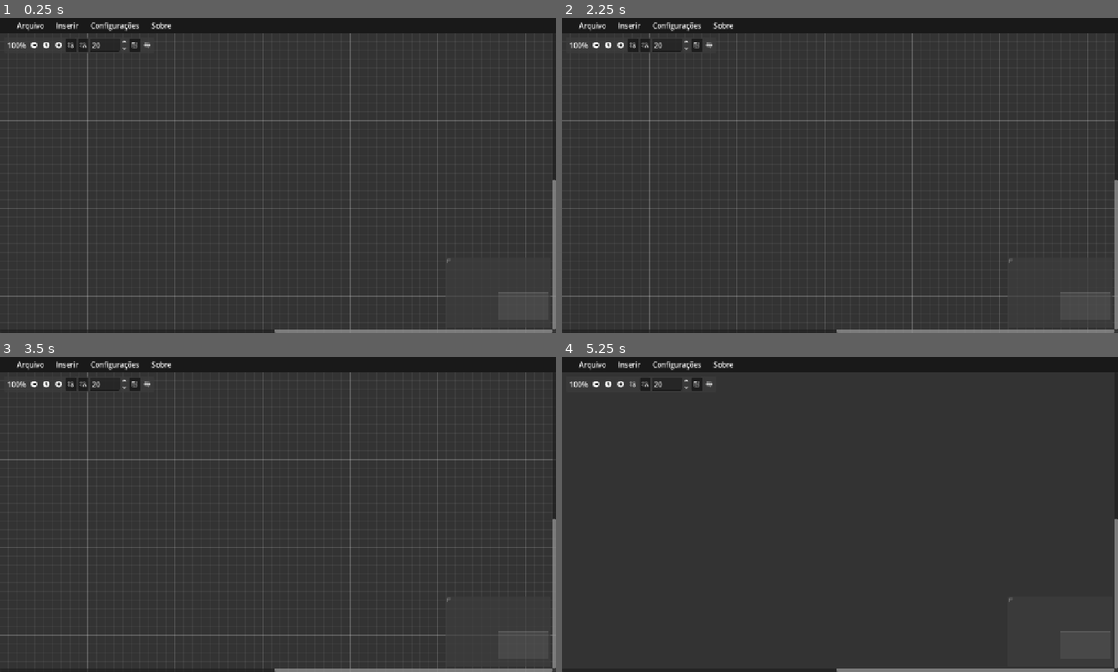
Above: before the commit, frames 1-4 (two rows, left to right).
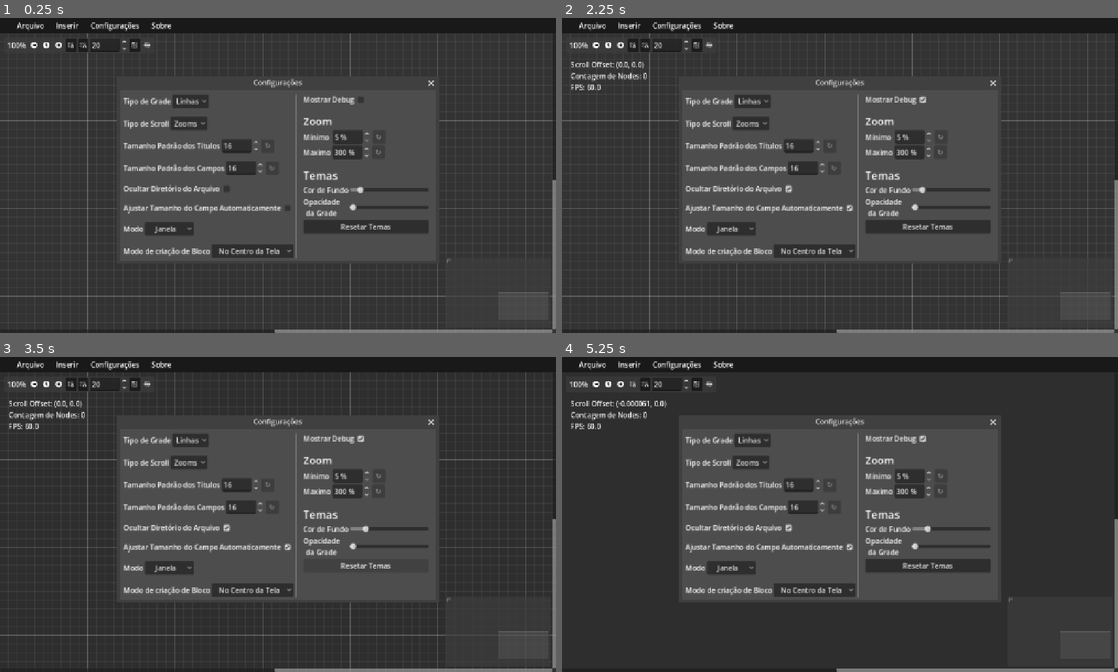
Above: after the commit, the same moments.

Repository: Miguel-de-Souza/Map-infinity
Game: Godot game, scene res://main.tscn
Two runs of this game, one before a commit and one after it. Both use one fixed random seed, a clock stepped at 60 frames per second and the inputs below.
Inputs (mouse positions are in pixels of both pictures, inside the frame that each line leads up to):
- Up to frame 1 (0.25 s): no input
- Up to frame 2 (2.25 s): click (789, 188) at 0.52 s; click (851, 207) at 1.27 s; click (923, 99) at 2.02 s
- Up to frame 3 (3.5 s): click (366, 564) at 2.75 s, where only the run after the commit has a clickable "Resetar Temas"
- Up to frame 4 (5.25 s): click (595, 385) at 3.5 s; click (623, 385) at 4.25 s; click (634, 385) at 5 s

The runs differ from the first frame. In frame 1, 21% of the frame differs, in the area x 21-79%, y 18-78%; in frame 2, 22%; in frame 3, 22%; in frame 4, 27%, in the area x 1-79%, y 13-78%.

Commit message:
Correção de salvamento da configuração Mode (0.0.8)

Diff:
--- a/Scripts/graph_node.gd
+++ b/Scripts/graph_node.gd
@@ -6,39 +6,39 @@
 @export var font_size: SpinBox
 @export var size_content: CheckBox
 
+#Pega stylebox do GraphNode
 var new_stylebox = get_theme_stylebox("panel").duplicate()
 var new_stylebox_focus = get_theme_stylebox("panel_selected").duplicate()
 
 func _ready() -> void:
 
+	#Para disconectar o GraphEdit
 	get_parent().disconnection_request.connect(_on_disconnection_request)
-
-	new_stylebox = get_theme_stylebox("panel").duplicate()
-	new_stylebox_focus = get_theme_stylebox("panel_selected").duplicate()
 
 	add_theme_stylebox_override("panel", new_stylebox)
 	add_theme_stylebox_override("panel_selected", new_stylebox_focus)
 
+	#Valores padrão das Configurações (Ex: Config Title Size = 10, então )
 	size_fonts.value = Global.font_size_default
 	font_size.value = Global.font_size_title_default
 	size_content.button_pressed = Global.var_check_ajust
 
+	#atualiza os valores para o padrões das Configuações
 	_on_font_size_value_changed(size_fonts.value)
 	_on_font_size_title_value_changed(font_size.value)
 	_on_check_ajust_pressed()
 
-
+#Mexer no SpinBox correspondnete ao tamanho do Texto do Campo
 func _on_font_size_value_changed(value: float) -> void:
 	note.add_theme_font_size_override("font_size", int(value))
-
-	Global.alteraction()
-
-
+	Global.alteraction()
+
+#Mexer no SpinBox correspondnete ao tamanho do Texto do Título
 func _on_font_size_title_value_changed(value: float) -> void:
 	title_line.add_theme_font_size_override("font_size", int(value))
-
-	Global.alteraction()
-
+	Global.alteraction()
+
+#Método para salvar as propriedades do Node (o método é chamado em GraphEdit)
 func get_save_data() -> Dictionary:
 	var slots := []
 
@@ -73,26 +73,34 @@
 	"slots": slots
 }
 
+#Método para Carregar as propriedades do Node (o método é chamado em GraphEdit)
 func load_save_data(data: Dictionary) -> void:
 
+	#Atualiza os valores de Title e Campo
 	title_line.text = data.get("title", "Node")
 	note.text = data.get("note_text", "")
 
+	#Atualiza o fundo normal
 	var c = data.get("new_stylebox_color", [0,0,0,1])
 	new_stylebox.bg_color = Color(c[0], c[1], c[2], c[3])
 
+	#Atualiza o fundo quando focado
 	var c_focus = data.get("new_stylebox_focus", [0,0,0,1])
 	new_stylebox_focus.bg_color = Color(c_focus[0], c_focus[1], c_focus[2], c_focus[3])
 
+	#Atualiza os valores do SpinBoxs
 	size_fonts.value = data.get("font_size", 14)
 	font_size.value = data.get("title_font_size", 14)
 
+	#Atualiza o CheckBox "Ajustar Tamanho do Campo"
 	size_content.button_pressed = data.get("pressed_ajust", false)
+
+	#Chama os métodos presicos para atualizar os objetos
 	_on_check_ajust_pressed()
-
 	_on_font_size_value_changed(size_fonts.value)
 	_on_font_size_title_value_changed(font_size.value)
 
+	#Coisa para slots
 	for child in get_children():
 		if child is ColorRect:
 			child.queue_free()
@@ -125,6 +133,7 @@
 
 		slots_add += 1
 
+#Sistema de Multi Seleção
 func _gui_input(event):
 	if event is InputEventMouseButton:
 		if event.button_index == MOUSE_BUTTON_LEFT and not selected:
@@ -136,15 +145,14 @@
 
 			selected = true
 
+#Sistema para apagar Node
 func _process(_delta: float) -> void:
 	if Input.is_action_pressed("ui_text_delete") and selected:
 		if not title_line.has_focus() and not note.has_focus():
-
 			Global.alteraction()
-
 			queue_free()
 
-
+#Sistema para adicionar slots
 var slots_add := 2
 func _on_button_add_pressed() -> void:
 	var item = ColorRect.new()
@@ -154,9 +162,9 @@
 	item.color = Color(0.078, 0.078, 0.078, 0)
 	set_slot(slots_add, true, 0, Color(1.0, 1.0, 1.0, 1.0), true, 0, Color(1.0, 1.0, 1.0, 1.0))
 	slots_add += 1
-
-	Global.alteraction()
-
+	Global.alteraction()
+
+#Disconecta Slots
 func _disconnect_slot(slot_index: int) -> void:
 	var graph = get_parent()
 	for connection in graph.get_connection_list():
@@ -168,9 +176,9 @@
 
 	Global.alteraction()
 
+#Sistema para retirar slots (e também desconectar)
 func _on_button_sub_pressed() -> void:
 	var graph := get_parent()
-
 
 	for connection in graph.get_connection_list():
 		if connection.from_node == name and connection.from_port == slots_add - 1:
@@ -196,14 +204,16 @@
 
 	Global.alteraction()
 
-var type_list:= "ponto"
+var type_list:= "poto"
 var num_count := 1
 
+#O que realmente faz a desconexão (GraphEdit)
 func _on_disconnection_request(from_node, from_port, to_node, to_port):
 	get_parent().disconnect_node(from_node, from_port, to_node, to_port)
 
 	Global.alteraction()
 
+#Sistema para Adicionar Caracteres de listas
 func _input(event):
 	if type_list == "ponto":
 		if event is InputEventKey and event.pressed:
@@ -225,17 +235,18 @@
 					note.insert_text_at_caret(str(num_count) + ". ")
 
 
+#Quando apertar o botão, insere o caracter e altera a variavel type_list
 func _on_button_lista_pressed() -> void:
 	note.insert_text_at_caret("• ")
 	type_list = "ponto"
 
-
+#Quando apertar o botão, insere o caracter e altera a variavel type_list
 func _on_button_list_num_pressed() -> void:
 	num_count = 1
 	note.insert_text_at_caret(str(num_count) + ". ")
 	type_list = "num"
 
-
+#CheckBox de Ajustar Campo, quando verdadeiro mantém o tamanho do Campo
 func _on_check_ajust_pressed() -> void:
 	if size_content.button_pressed:
 		note.scroll_fit_content_height = false
@@ -248,7 +259,7 @@
 
 	Global.alteraction()
 
-
+#Sistemas de Cores
 func _on_color_button_back_color_changed(color: Color) -> void:
 
 	var sb = get_theme_stylebox("panel")
@@ -259,13 +270,13 @@
 
 	Global.alteraction()
 
+#Se alterar algum texto do Campo
 func _on_notepad_text_changed() -> void:
 	Global.alteraction()
 
-
-func _on_ttle_text_changed(new_text: String) -> void:
-	Global.alteraction()
-
+#Se alterar algum texto do Título
+func _on_ttle_text_changed(_new_text: String) -> void:
+	Global.alteraction()
 
 func _on_reset_pressed() -> void:
 	remove_theme_stylebox_override("panel")
--- a/Scripts/window_config.gd
+++ b/Scripts/window_config.gd
@@ -49,7 +49,7 @@
 	config.set_value("ui", "option_title", option_title.value)
 	config.set_value("ui", "min_op", min_op.value)
 	config.set_value("ui", "max_op", max_op.value)
-
+	config.set_value("index", "option", mode_option.selected)
 
 	config.save("user://settings.cfg")
 
@@ -85,6 +85,7 @@
 
 	option_BG.value = config.get_value("theme", "option_bg", 0)
 	option_Grides.value = config.get_value("theme", "option_grids", 0)
+	mode_option.select( config.get_value("index", "option", 0))
 
 	tema(option_BG.value)
 	verification_theme()
@@ -239,3 +240,7 @@
 	tema(value)
 	print("value do slide ",value)
 	save_settings()
+
+
+func _on_modo_option_item_selected(_index: int) -> void:
+	save_settings()
--- a/main.tscn
+++ b/main.tscn
@@ -52,7 +52,6 @@
 title = "Configurações"
 initial_position = 1
 size = Vector2i(720, 390)
-visible = false
 unresizable = true
 script = ExtResource("2_0xm2m")
 Geapgh = NodePath("../GraphEdit")
@@ -478,6 +477,7 @@
 [connection signal="pressed" from="Window Config/Container Configure/Margin Conf/HBox Conf/Container Config/Container Ajust/Check Ajust" to="Window Config" method="_on_check_ajust_pressed"]
 [connection signal="item_selected" from="Window Config/Container Configure/Margin Conf/HBox Conf/Container Config/Container Mode/Type Window" to="Window Config" method="_on_type_window_item_selected"]
 [connection signal="item_selected" from="Window Config/Container Configure/Margin Conf/HBox Conf/Container Config/Container Make/Modo Option" to="GraphEdit" method="_on_modo_option_item_selected"]
+[connection signal="item_selected" from="Window Config/Container Configure/Margin Conf/HBox Conf/Container Config/Container Make/Modo Option" to="Window Config" method="_on_modo_option_item_selected"]
 [connection signal="pressed" from="Window Config/Container Configure/Margin Conf/HBox Conf/Margin Right/Container Right/Container Debug/Check Debug" to="Window Config" method="_on_check_debug_pressed"]
 [connection signal="value_changed" from="Window Config/Container Configure/Margin Conf/HBox Conf/Margin Right/Container Right/Container Zoom/Container MM/Container Min/Spin Min" to="Window Config" method="_on_spin_min_value_changed"]
 [connection signal="value_changed" from="Window Config/Container Configure/Margin Conf/HBox Conf/Margin Right/Container Right/Container Zoom/Container MM/Container Max/Spin Max" to="Window Config" method="_on_spin_max_value_changed"]
--- a/tscn/graph_node.tscn
+++ b/tscn/graph_node.tscn
@@ -6,12 +6,9 @@
 [ext_resource type="Texture2D" uid="uid://bowxmek6m67o0" path="res://icons/List Num.png" id="3_jbsip"]
 [ext_resource type="PackedScene" uid="uid://dxkn703ac8rh0" path="res://tscn/reset.tscn" id="4_jbsip"]
 
-[sub_resource type="Theme" id="Theme_jbsip"]
-
 [node name="GraphNode" type="GraphNode" unique_id=1672945934 node_paths=PackedStringArray("note", "title_line", "size_fonts", "font_size", "size_content")]
 offset_right = 900.0
 offset_bottom = 352.0
-theme = SubResource("Theme_jbsip")
 theme_override_constants/separation = 4
 resizable = true
 slot/0/left_enabled = false
@@ -53,7 +50,7 @@
 script = ExtResource("1_2yokc")
 note = NodePath("Notepad")
 title_line = NodePath("Ttle")
-size_fonts = NodePath("Container Tool/Container Left/Container Size/Container Size Camps/Container Size Block/Font Size")
+size_fonts = NodePath("Container Tool/Container Left/Container Size/Container Size Camps/Container Size Block/Font Size Campo")
 font_size = NodePath("Container Tool/Container Left/Container Size/Container Size Camps/Container Size Title/Font Size Title")
 size_content = NodePath("Container Tool/Container Left/Container Down/Container Content/Check Ajust")
 metadata/_edit_horizontal_guides_ = [-8.0, -8.0]
@@ -105,7 +102,7 @@
 layout_mode = 2
 text = "Campo"
 
-[node name="Font Size" type="SpinBox" parent="Container Tool/Container Left/Container Size/Container Size Camps/Container Size Block" unique_id=331735634]
+[node name="Font Size Campo" type="SpinBox" parent="Container Tool/Container Left/Container Size/Container Size Camps/Container Size Block" unique_id=331735634]
 layout_mode = 2
 min_value = 1.0
 max_value = 120.0
@@ -193,7 +190,7 @@
 
 [connection signal="text_changed" from="Ttle" to="." method="_on_ttle_text_changed"]
 [connection signal="value_changed" from="Container Tool/Container Left/Container Size/Container Size Camps/Container Size Title/Font Size Title" to="." method="_on_font_size_title_value_changed"]
-[connection signal="value_changed" from="Container Tool/Container Left/Container Size/Container Size Camps/Container Size Block/Font Size" to="." method="_on_font_size_value_changed"]
+[connection signal="value_changed" from="Container Tool/Container Left/Container Size/Container Size Camps/Container Size Block/Font Size Campo" to="." method="_on_font_size_value_changed"]
 [connection signal="pressed" from="Container Tool/Container Left/Container Down/Container List/Button List" to="." method="_on_button_lista_pressed"]
 [connection signal="pressed" from="Container Tool/Container Left/Container Down/Container List/Button List Num" to="." method="_on_button_list_num_pressed"]
 [connection signal="color_changed" from="Container Tool/Container Left/Container Down/Container color/ColorButton Back" to="." method="_on_color_button_back_color_changed"]
